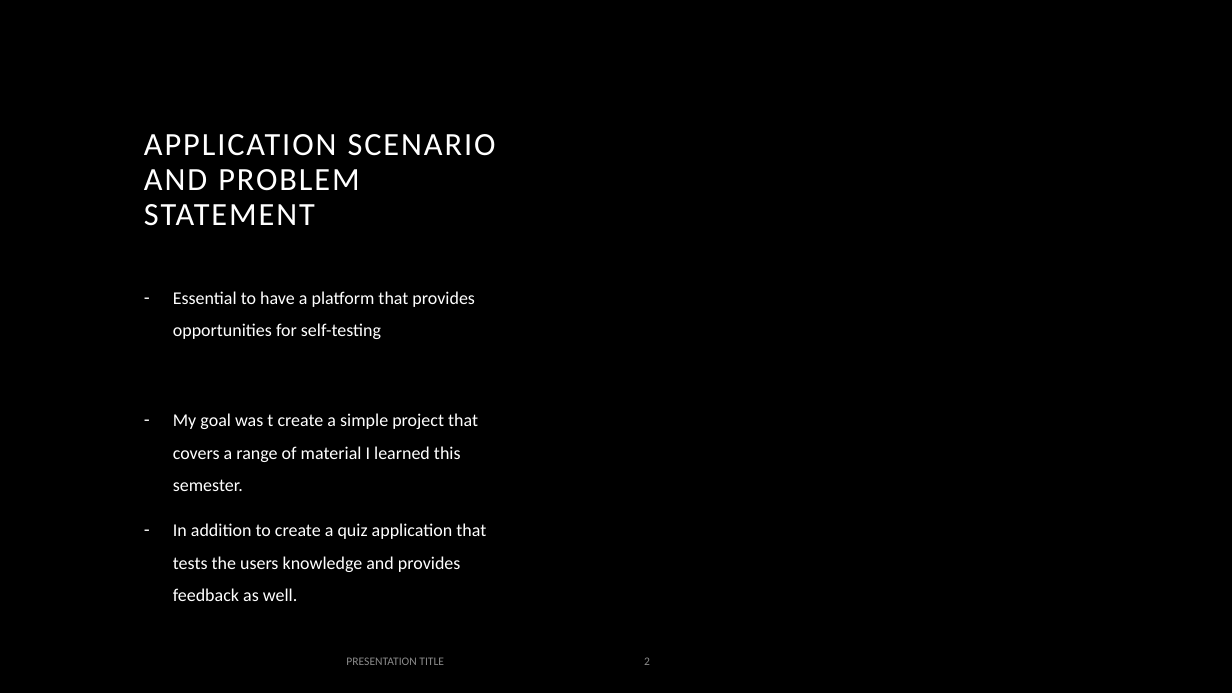
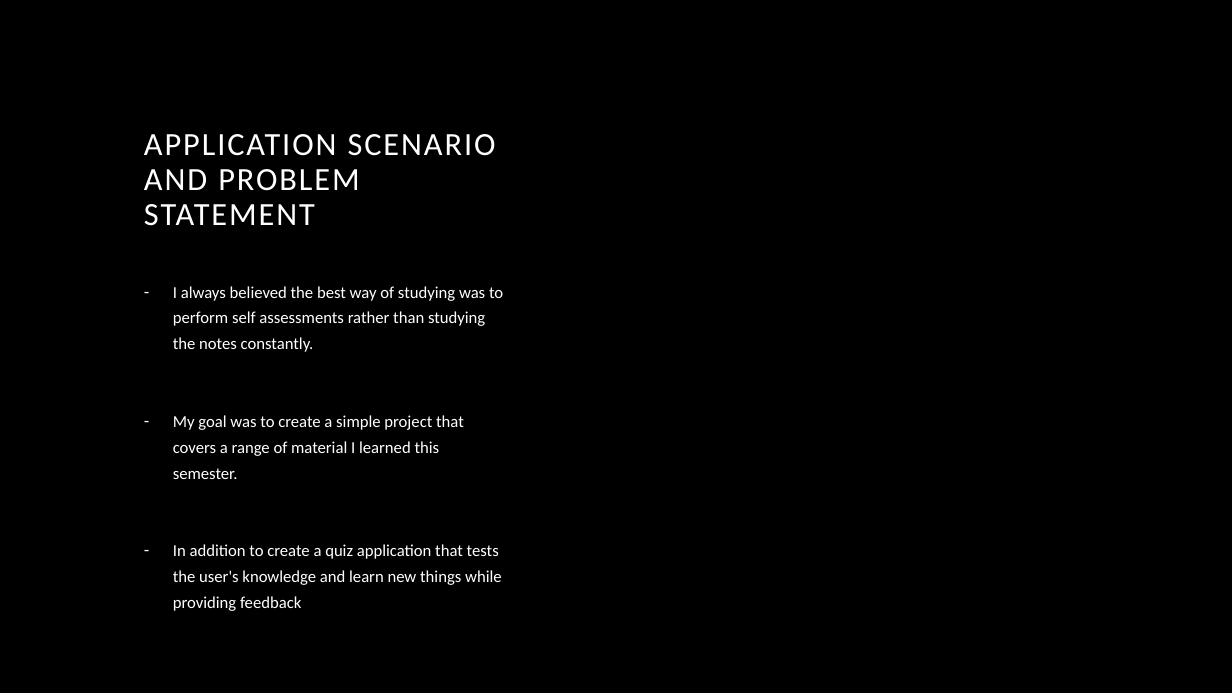
Before and after one commit to mmarenah/Quiz-Me, a slide deck: slide 2 of Presentation3.pptx. Drawn at 1232x693 pixels with LibreOffice and Linux fonts; fonts in the diff are those of the drawing; background and template pictures are left out. Boxes give left, top, right and bottom in pixels: in the first picture for what was removed or moved away, otherwise in the second. Text is boxed around its words. In the diff, an @@ line names an element or a change of style, - is before the commit and + after.

```diff
--- a/Presentation3.pptx
+++ b/Presentation3.pptx
@@ text at bbox=[173, 286, 503, 611]: text changed; size 14 to 12.9 pt @@
-– Essential to have a platform that provides opportunities for self-testing
-– My goal was t create a simple project that covers a range of material I learned this semester.
-– In addition to create a quiz application that tests the users knowledge and provides feedback as well.
+– I always believed the best way of studying was to perform self assessments rather than studying the notes constantly.
+– My goal was to create a simple project that covers a range of material I learned this semester.
+– In addition to create a quiz application that tests the user's knowledge and learn new things while providing feedback
@@ text removed at bbox=[346, 657, 444, 665] @@
-PRESENTATION TITLE
@@ page number removed at bbox=[644, 657, 650, 665] @@
-2
```
Also in this commit, not shown: 6 other slides changed.
